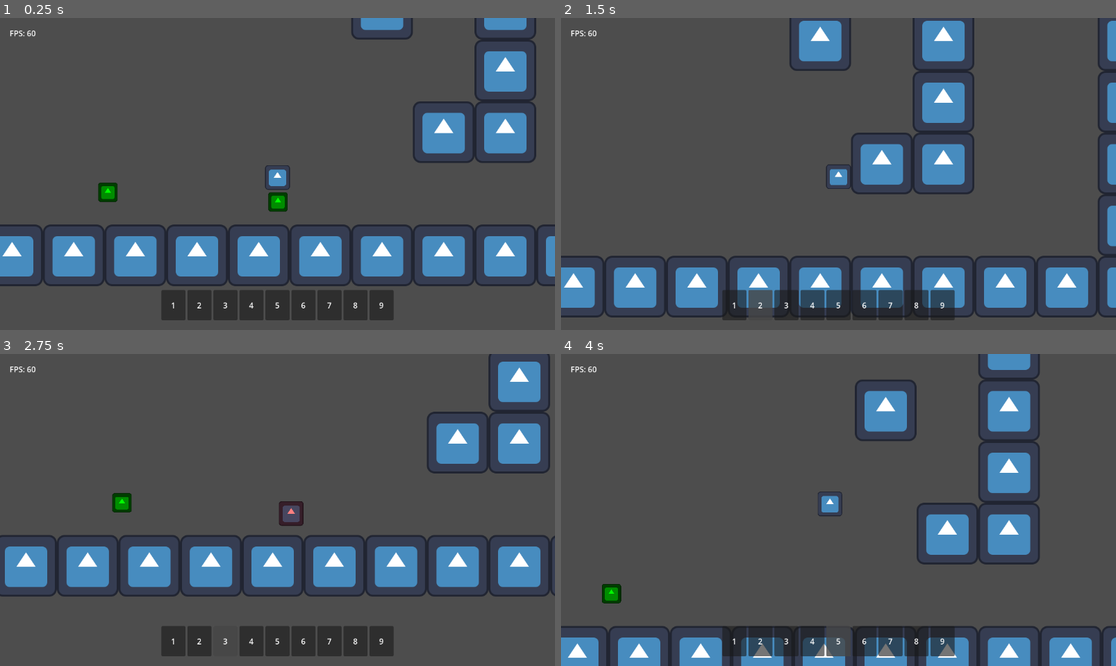
Above: before the commit, frames 1-4 (two rows, left to right).
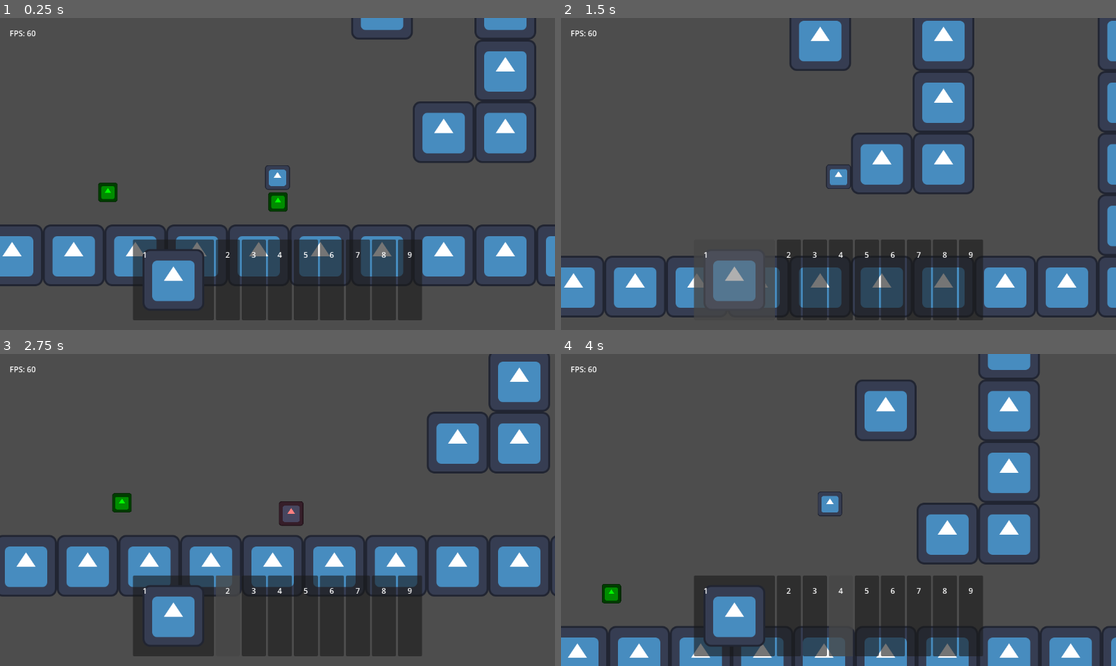
Above: after the commit, the same moments.

Repository: TheHumanMRP/RPG-Life-Tracker
Game: Godot game, scene res://Folders/Systems/Main/Scenes/main_scene.tscn
Two runs of this game, one before a commit and one after it. Both use one fixed random seed, a clock stepped at 60 frames per second and the inputs below. The engine's default icon, where the game draws it, is replaced by a stand-in: a white triangle on a blue panel in a dark square.
Inputs (mouse positions are in pixels of both pictures, inside the frame that each line leads up to):
- Up to frame 1 (0.25 s): no input
- Up to frame 2 (1.5 s): move the mouse to (733, 305) at 0.52 s; hold D (move_right) from 0.53 s (still down); tap T (add_test_sword) at 0.6 s; click (733, 305) at 0.67 s; tap Space (jump) at 0.77 s; move the mouse to (760, 305) at 1.27 s; tap E (equip_item) at 1.35 s; click (760, 305) at 1.42 s
- Up to frame 3 (2.75 s): tap Space (jump) at 1.52 s; move the mouse to (227, 641) at 2.02 s; release D (move_right) at 2.03 s; hold A (move_left) from 2.03 s (still down); tap T (add_test_sword) at 2.1 s; click (227, 641) at 2.17 s
- Up to frame 4 (4 s): move the mouse to (810, 641) at 2.77 s; release A (move_left) at 2.78 s; hold D (move_right) from 2.78 s (still down); tap E (equip_item) at 2.85 s; click (810, 641) at 2.92 s; tap Space (jump) at 3.02, 3.77 s; move the mouse to (838, 641) at 3.52 s; tap T (add_test_sword) at 3.6 s; click (838, 641) at 3.67 s

The runs differ from the first frame. In frame 1, 8.6% of the frame differs, in the area x 23-76%, y 71-97%; in frame 2, 8.1%; in frame 3, 8.1%; in frame 4, 8.3%.
Error before the commit: Invalid call. Nonexistent function 'get_item_by_id' in base 'Resource (InventoryComponent)'. (res://Folders/Systems/Inventory_System/Scripts/Hotbar/hotbar_slot…
Error after the commit: Invalid call. Nonexistent function 'get_inventory' in base 'Node (global.gd)'. (res://Folders/Systems/Inventory_System/Scripts/Hotbar/hotbar_logic.gd:61)

Commit message:
Auto commit at 2026-07-28 19:06:28

Diff:
--- a/Folders/Systems/Inventory_System/Scripts/Hotbar/hotbar_slot.gd
+++ b/Folders/Systems/Inventory_System/Scripts/Hotbar/hotbar_slot.gd
@@ -55,7 +55,7 @@
 
 	print("\nHotbar Slot: `get_item()` func was called. Here's the item_id: ", item_id)
 
-	return inventory.get_item_by_id(item_id)
+	return AllGlobalItemsManager.get_item_by_id(item_id)
 
 func refresh_logo() -> void:
 	display_logo.texture = null
